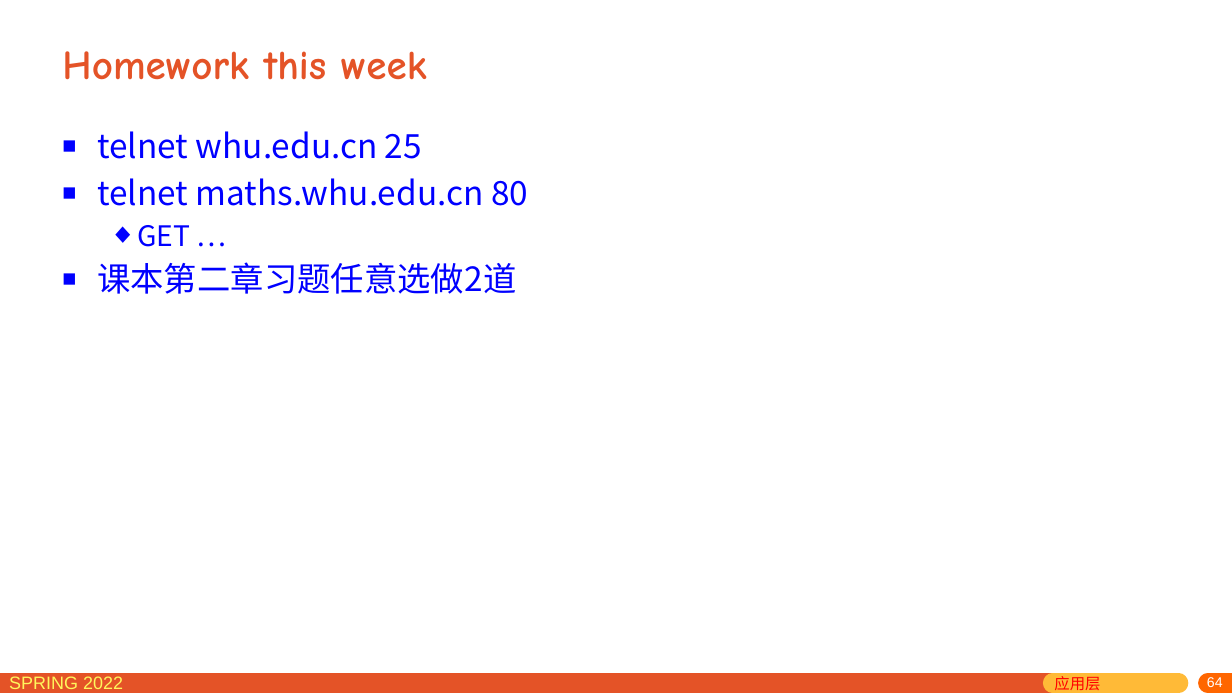
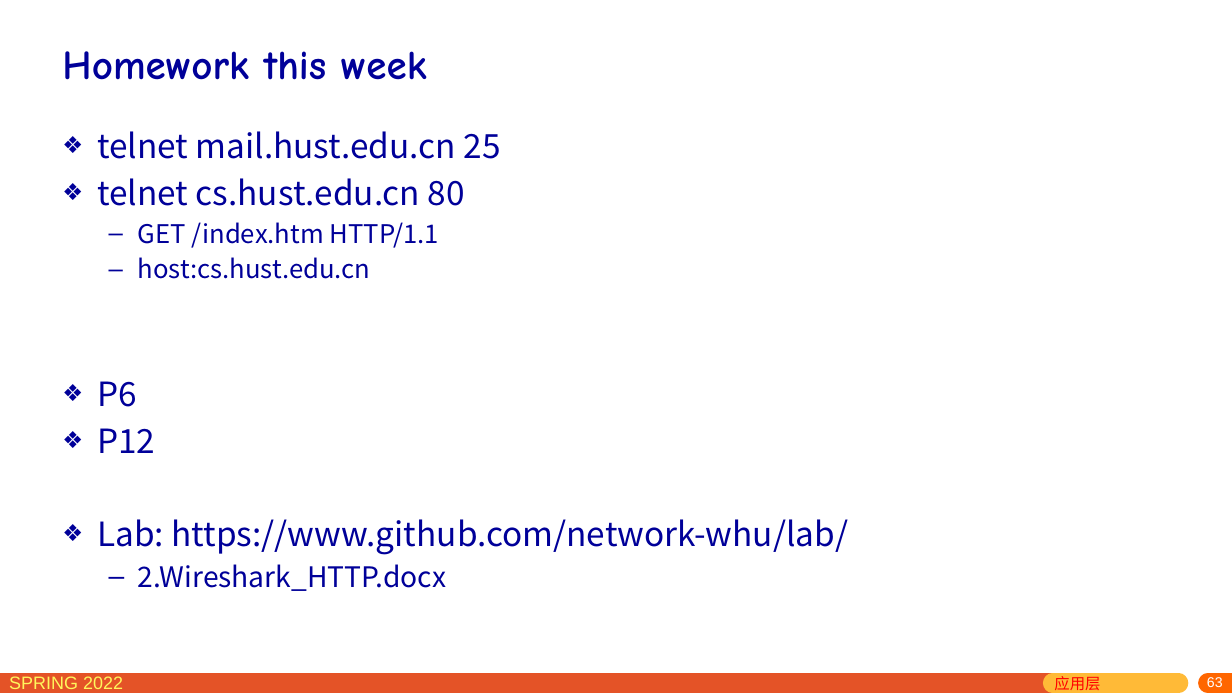
Before and after one commit to network-whu/slides, a slide deck: slide 63 of pptx/chapter2.pptx (slide 64 before the commit). Drawn at 1232x693 pixels with LibreOffice and Linux fonts; fonts in the diff are those of the drawing. Boxes give left, top, right and bottom in pixels: in the first picture for what was removed or moved away, otherwise in the second. Text is boxed around its words. In the diff, an @@ line names an element or a change of style, - is before the commit and + after.

Commit message:
week 3

```diff
--- a/pptx/chapter2.pptx
+++ b/pptx/chapter2.pptx
@@ title "Homework this week" at box(62, 51, 427, 80): text colour #E45327 to #000099 @@
@@ text at box(97, 131, 848, 591): text changed; text colour #0000FF to #000099 @@
-■ telnet whu.edu.cn 25
-■ telnet maths.whu.edu.cn 80
-  ◆ GET …
-■ 课本第二章习题任意选做2道
+❖ telnet mail.hust.edu.cn 25
+❖ telnet cs.hust.edu.cn 80
+  – GET /index.htm HTTP/1.1
+  – host:cs.hust.edu.cn
+❖ P6
+❖ P12
+❖ Lab: https://www.github.com/network-whu/lab/
+  – 2.Wireshark_HTTP.docx
@@ page number at box(1207, 677, 1223, 687): text changed @@
-64
+63
```
Also in this commit, not shown: 107 other slides changed, 1 slide removed.
